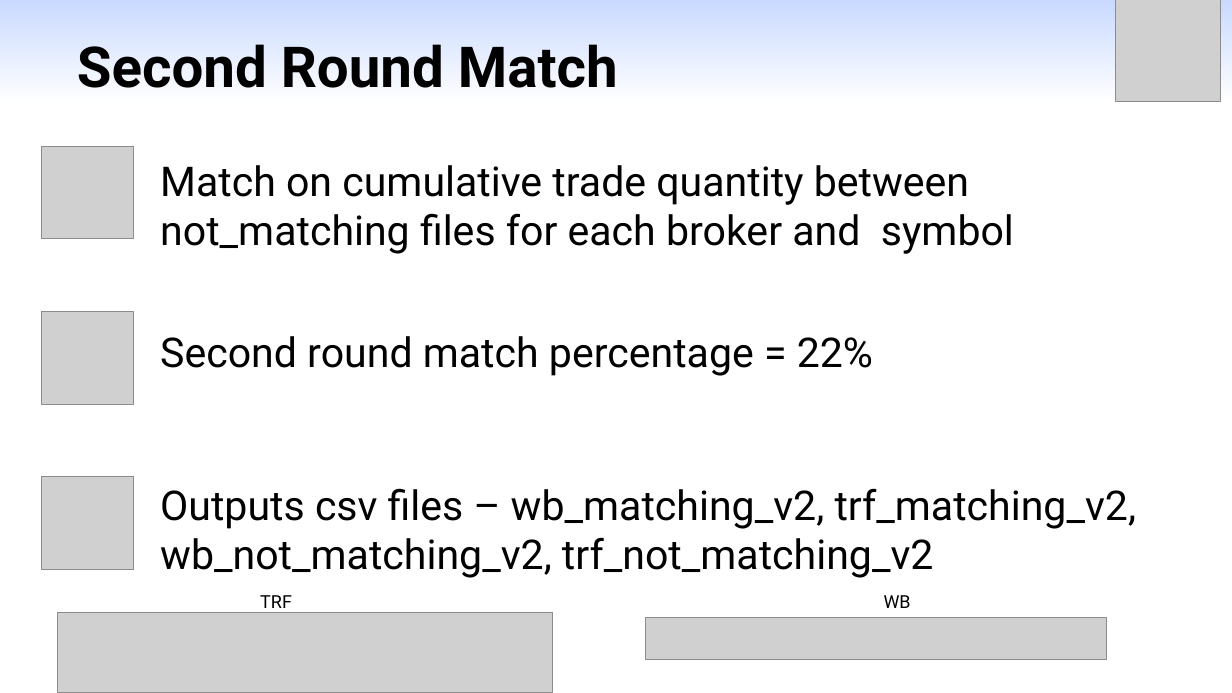
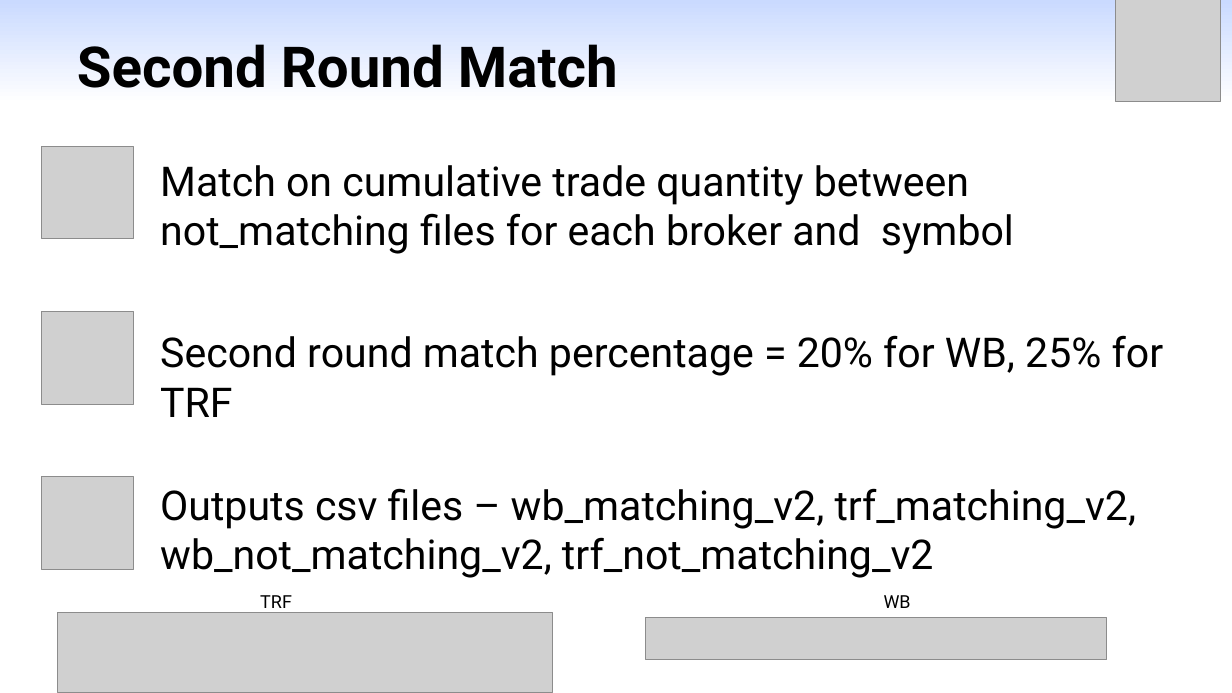
Before and after one commit to yangml103/webull_order_match, a slide deck: slide 7 of Presentation_Matching_2.pptx. Drawn at 1232x693 pixels with LibreOffice and Linux fonts; fonts in the diff are those of the drawing; grey boxes stand for pictures. Boxes give left, top, right and bottom in pixels: in the first picture for what was removed or moved away, otherwise in the second. Text is boxed around its words. In the diff, an @@ line names an element or a change of style, - is before the commit and + after.

```diff
--- a/Presentation_Matching_2.pptx
+++ b/Presentation_Matching_2.pptx
@@ text at (160, 335, 1164, 417): text changed @@
-Second round match percentage = 22%
+Second round match percentage = 20% for WB, 25% for TRF
```
Also in this commit, not shown: 3 other slides changed.
